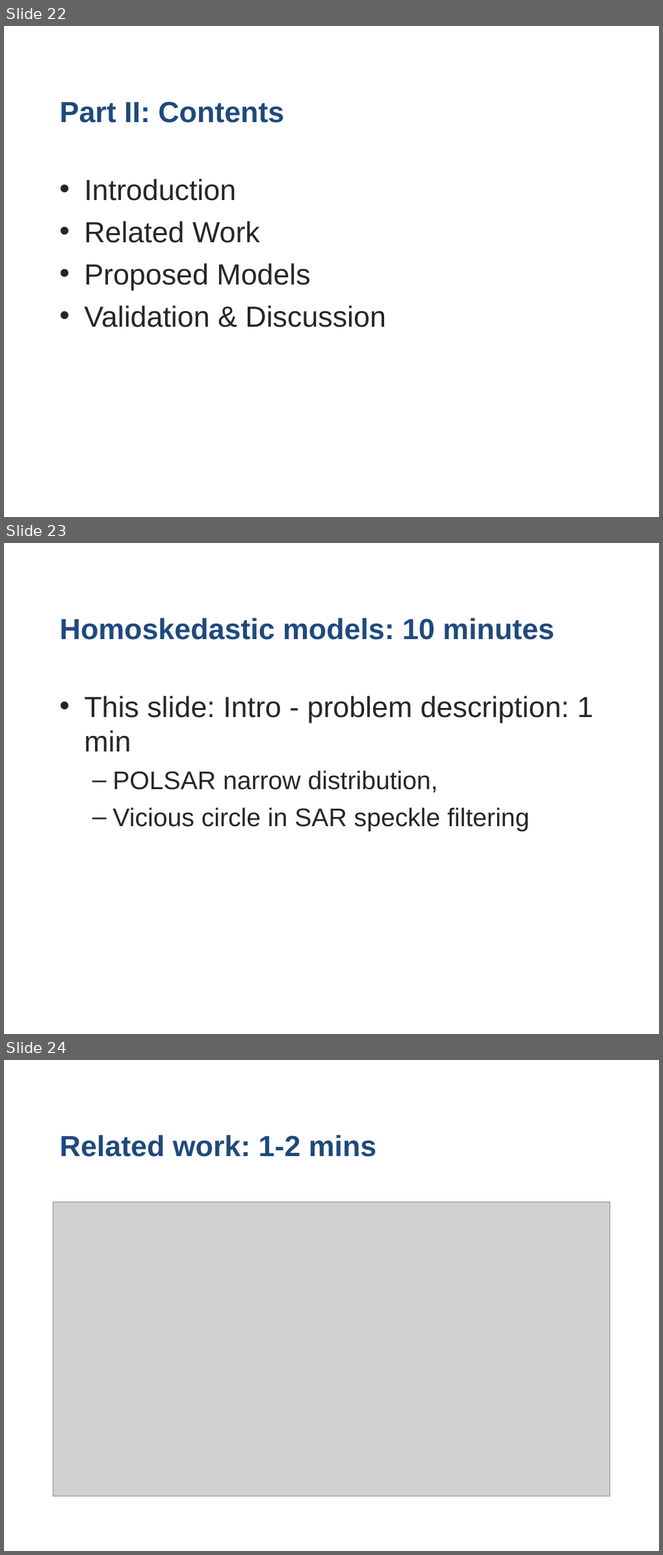
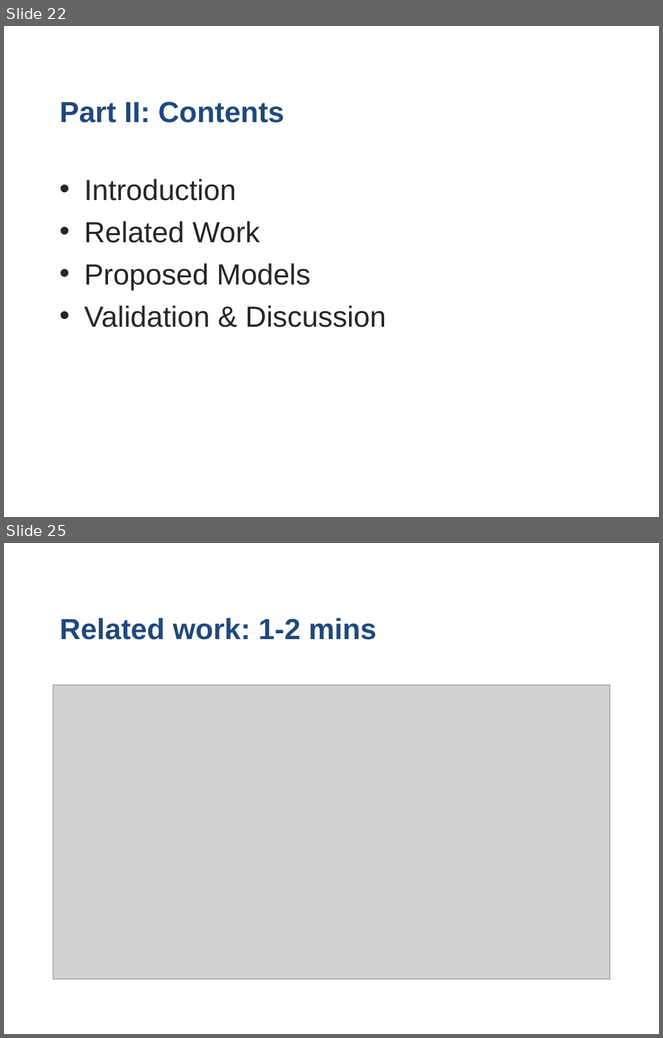
Before and after one commit to stivo-suong/thesis-latex-dev, a slide deck: oral_defense/Scalar & Homoskedastic Models for SAR & POLSAR.pptx.ppt. Shown one above the other, each under a label of ours: slides 22, 23 and 24 before the commit, slides 22 and 25 after it; the slides between them are not shown. The pictures are 663x1555 and 663x1038 pixels, drawn with LibreOffice and Linux fonts; fonts in the diff are those of the drawing; grey boxes stand for pictures; background and template pictures are left out. Boxes give left, top, right and bottom in pixels: in the first picture for what was removed or moved away, otherwise in the second. Text is boxed around its words. In the diff, an @@ line names an element or a change of style, - is before the commit and + after.

```diff
--- a/oral_defense/Scalar & Homoskedastic Models for SAR & POLSAR.pptx.ppt
+++ b/oral_defense/Scalar & Homoskedastic Models for SAR & POLSAR.pptx.ppt
@@ slide 23 removed at (4, 543, 659, 1034), background #FFFFFF @@
@@ title removed at (60, 618, 555, 640) @@
-Homoskedastic models: 10 minutes
@@ text removed at (84, 696, 594, 832) @@
-• This slide: Intro - problem description: 1 min
-  – POLSAR narrow distribution,
-  – Vicious circle in SAR speckle filtering
@@ what was slide 24 is now slide 25 @@
```
Also in this commit, not shown: 3 slides changed, 5 slides added, 2 other files.
